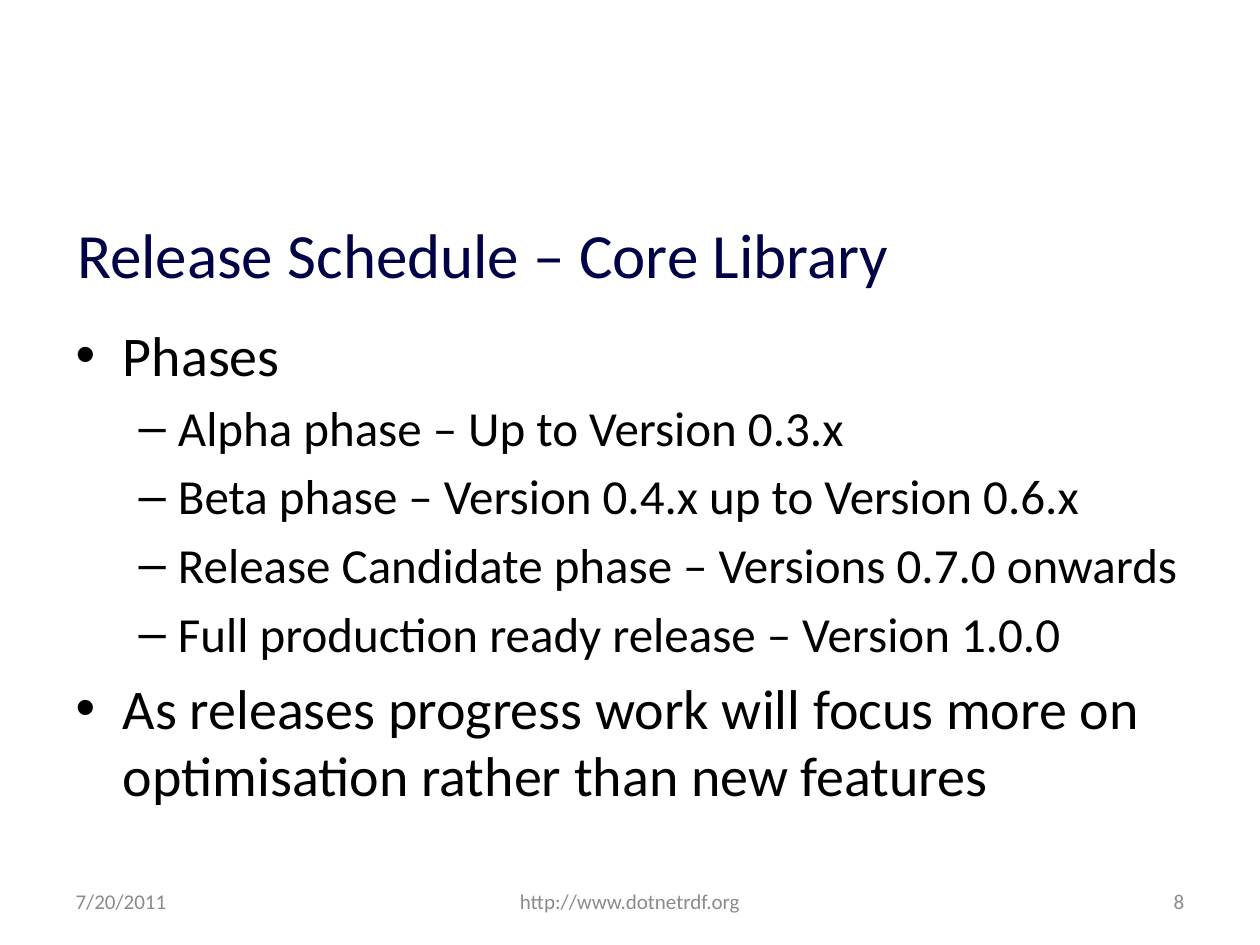
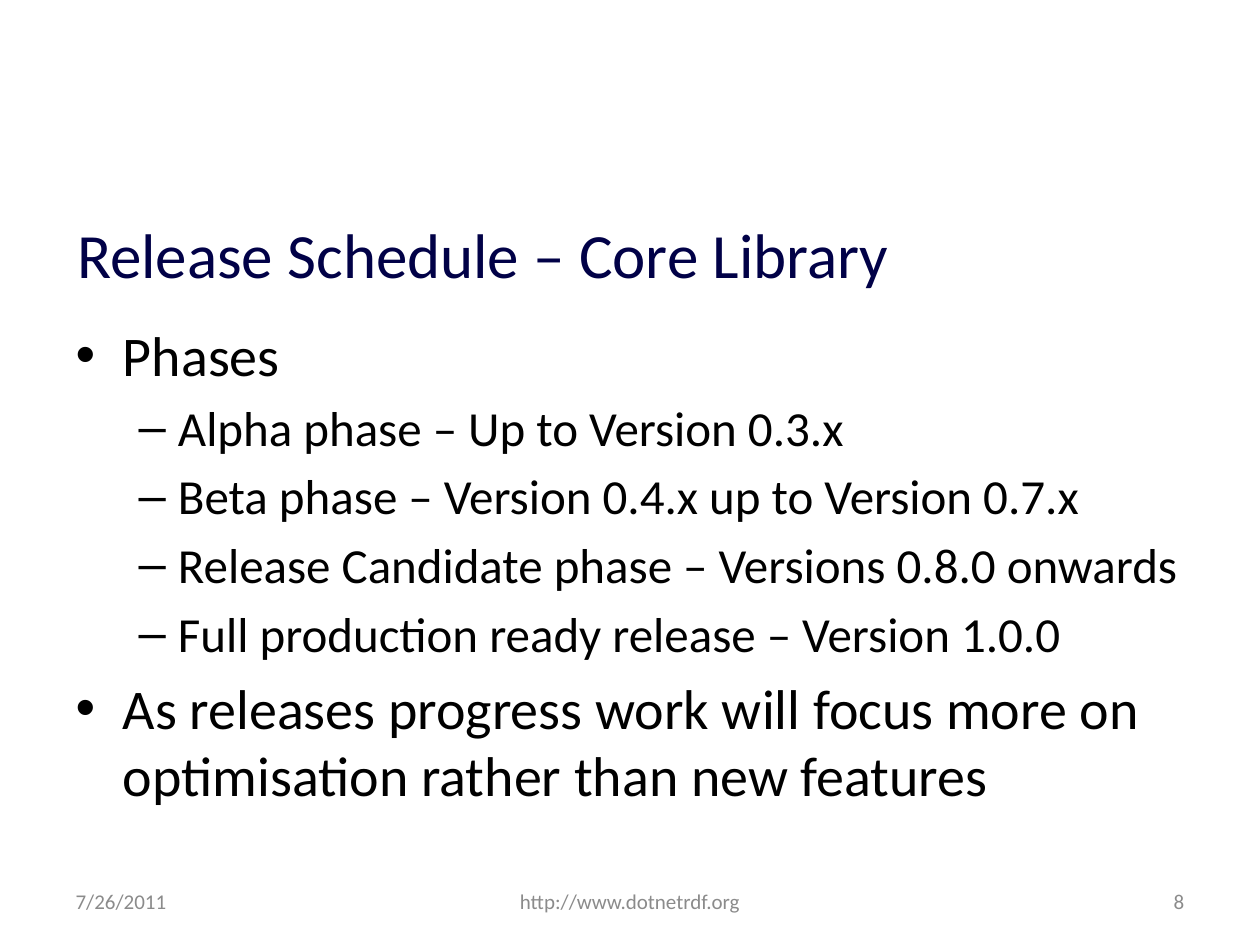
Before and after one commit to JohnGoldsmith/dotnetrdf-wiki, a slide deck: slide 8 of Slides/Roadmap.pptx. Drawn at 1260x945 pixels with LibreOffice and Linux fonts; fonts in the diff are those of the drawing; background and template pictures are left out. Boxes give left, top, right and bottom in pixels: in the first picture for what was removed or moved away, otherwise in the second. Text is boxed around its words. In the diff, an @@ line names an element or a change of style, - is before the commit and + after.

```diff
--- a/Slides/Roadmap.pptx
+++ b/Slides/Roadmap.pptx
@@ text at box(178, 480, 1177, 591): text changed @@
-  – Beta phase – Version 0.4.x up to Version 0.6.x
-  – Release Candidate phase – Versions 0.7.0 onwards
+  – Beta phase – Version 0.4.x up to Version 0.7.x
+  – Release Candidate phase – Versions 0.8.0 onwards
@@ text at box(76, 894, 167, 910): text changed @@
-7/20/2011
+7/26/2011
```
Also in this commit, not shown: 47 other slides changed, 5 slides added.
